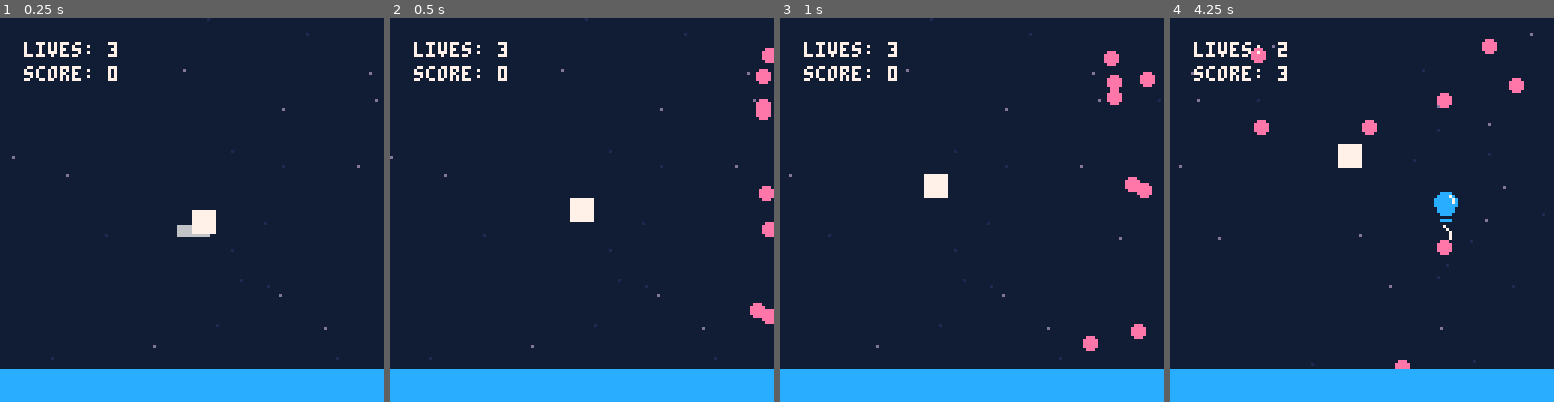
Above: before the commit, frames 1-4 (left to right).
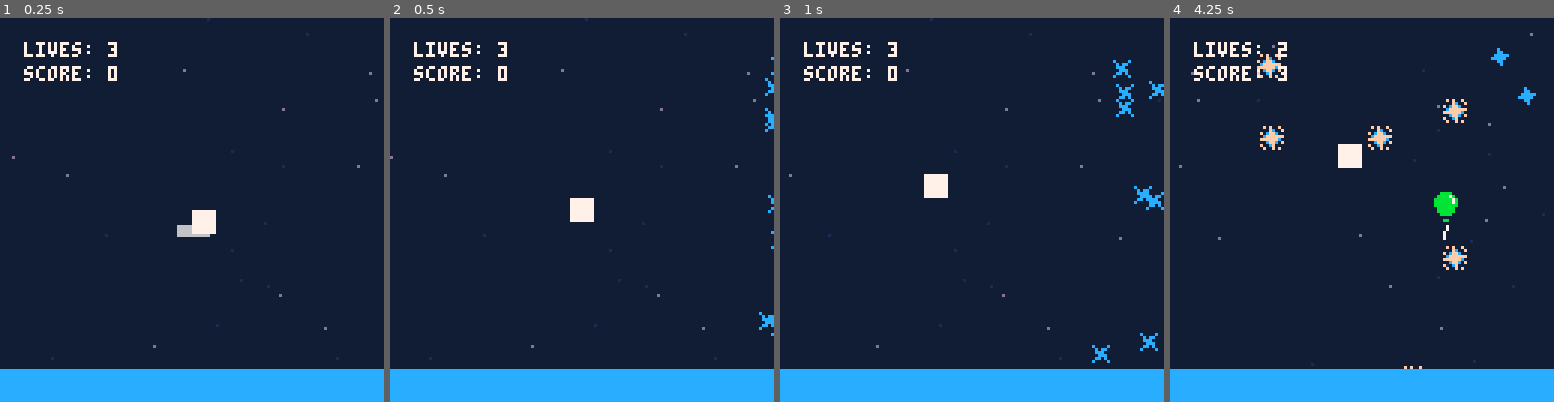
Above: after the commit, the same moments.

Repository: jmross/pico8-balloon-journey
Game: PICO-8 cartridge trip.p8
Same seed, same stepped clock (60 frames per second), same inputs: the game is played once before the commit and once after it.
Inputs:
- Up to frame 1 (0.25 s): no input
- Up to frame 2 (0.5 s): tap X (X key) at 0.33 s
- Up to frame 3 (1 s): tap O (Z key) at 0.7 s
- Up to frame 4 (4.25 s): tap X (X key) at 1.07, 1.85, 2.97, 4.08 s; hold Right 1.6-2.1 s; tap O (Z key) every 0.4 s from 1.7 to 4.1 s; hold Up 2.15-2.42 s; hold Right 2.47-3.03 s; hold Left 3.08-3.58 s; hold Down 3.63-3.97 s; hold Right from 4.02 s (still down)

Frame 1 is identical in both runs. In frame 2, 1.1% of the frame differs, in the area x 93-100%, y 7-83%; in frame 3, 1.7%; in frame 4, 2.6%, in the area x 21-96%, y 5-92%.

Commit message:
Added sprites for enemies

Diff:
--- a/enemy.lua
+++ b/enemy.lua
@@ -1,11 +1,17 @@
 
 -- enemy
 enemy = {
-  size = 2,
+  width = sprite_width,
+  height = sprite_height,
+  size = 2, -- remove
   x = 0,
   y = 0,
   dx = 0,
   dy = 0,
+  sprite = 4,
+  sprites = {4, 5, 6, 7, 8},
+  -- coroutines
+  animate = nil
 }
 enemy.__index = enemy
 
@@ -21,10 +27,14 @@
   if(self.x < min_x - self.size) then
     self:init()
   end
+
+  if self.animate and costatus(self.animate) != 'dead' then
+    coresume(self.animate)
+  end
 end
 
 function enemy:draw()
-  circfill(self.x, self.y, self.size, 14)
+  spr(self.sprite, self.x, self.y)
 end
 
 function enemy:new(o)
@@ -36,4 +46,13 @@
   self.y = rnd(max_y)
   self.dx = -rnd(2)
   self.dy = rnd(1) * rnd({-1, 1})
+
+  self.animate = cocreate(function()
+    local i = 0
+    while true do
+      i += 1
+      self.sprite = self.sprites[i % count(self.sprites) + 1]
+      yield()
+    end
+  end)
 end
--- a/trip.p8
+++ b/trip.p8
@@ -13,14 +13,14 @@
 #include balloon.lua
 
 __gfx__
-7777777700cccc000000000000000000000000000000000000000000000000000000000000000000000000000000000000000000000000000000000000000000
-777777770cccc7c000cccc0000cccc0000cccc0000cccc0000000000000000000000000000000000000000000000000000000000000000000000000000000000
-77777777cccccc7c0000000000000000000000000000000000000000000000000000000000000000000000000000000000000000000000000000000000000000
-77777777cccccc7c0007000000070000000070000000700000000000000000000000000000000000000000000000000000000000000000000000000000000000
-77777777cccccccc0000700000070000000070000007000000000000000000000000000000000000000000000000000000000000000000000000000000000000
-777777770cccccc00000070000007000000700000070000000000000000000000000000000000000000000000000000000000000000000000000000000000000
-777777770cccccc00000070000007000000700000070000000000000000000000000000000000000000000000000000000000000000000000000000000000000
-7777777700cccc000000070000007000000700000070000000000000000000000000000000000000000000000000000000000000000000000000000000000000
+7777777700bbbb000000000000000000f000000f0f0f00f000000000000000000000000000000000000000000000000000000000000000000000000000000000
+777777770bbbb7b0000bb000000bb0000ff00ff0000fc00f000c0000000000000c0000c000000000000000000000000000000000000000000000000000000000
+77777777bbbbbb7b00000000000000000ffffff0f0cffc00000cc000000fc00000c0cc0000000000000000000000000000000000000000000000000000000000
+77777777bbbbbb7b000070000007000000ffff000cffffff00ccccc000cfff0000ccc00000000000000000000000000000000000000000000000000000000000
+77777777bbbbbbbb000070000007000000ffff00ffffffc00ccccc0000fffc00000ccc0000000000000000000000000000000000000000000000000000000000
+777777770bbbbbb000070000000070000ffffff000cffc0f000cc000000cf00000cc0c0000000000000000000000000000000000000000000000000000000000
+777777770bbbbbb000070000000070000ff00ff0f00cf0000000c000000000000c0000c000000000000000000000000000000000000000000000000000000000
+7777777700bbbb000007000000007000f000000f0f00f0f000000000000000000000000000000000000000000000000000000000000000000000000000000000
 77777778000000000000000000000000000000000000000000000000000000000000000000000000000000000000000000000000000000000000000000000000
 77777778000000000000000000000000000000000000000000000000000000000000000000000000000000000000000000000000000000000000000000000000
 77777778000000000000000000000000000000000000000000000000000000000000000000000000000000000000000000000000000000000000000000000000
